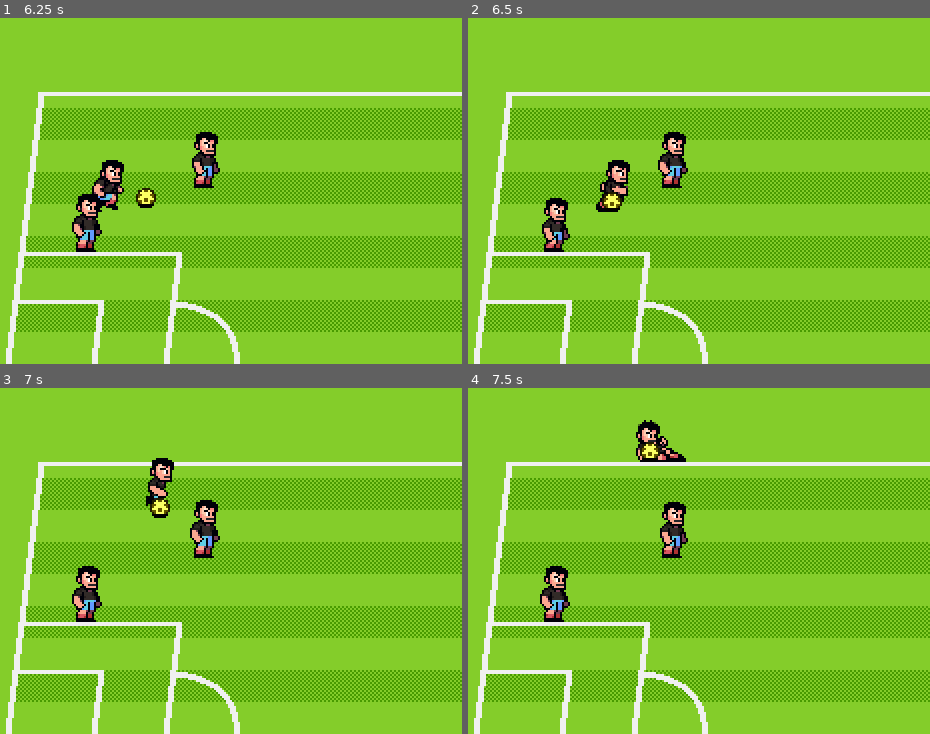
Above: before the commit, frames 1-4 (two rows, left to right).
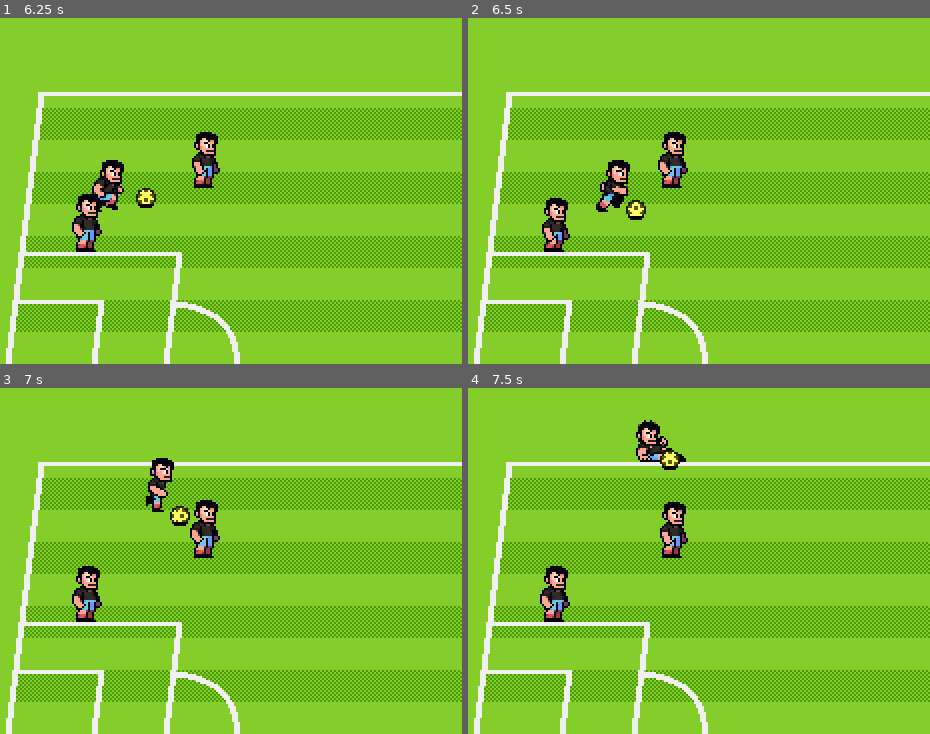
Above: after the commit, the same moments.

Repository: ifarrell625/Juego-Futbol
Game: Godot game, scene res://scenes/world.tscn
Same seed, same stepped clock (60 frames per second), same inputs: the game is played once before the commit and once after it.
Inputs:
- Up to frame 1 (6.25 s): hold Right (p1_right) 0.53-1.28 s; tap one key every 0.75 s from 0.6 s: [ (p1_pass) ] (p1_shoot) S (p2_down) A (p2_left) ` (p2_pass) D (p2_right) 1 (p2_shoot) W (p2_up); hold Down (p1_down) 1.28-2.03 s; hold Right (p1_right) 2.03-2.78 s; hold Up (p1_up) 2.78-3.53 s; hold Left (p1_left) 3.53-5.03 s; hold Down (p1_down) 5.03-5.78 s; hold Right (p1_right) from 5.78 s (still down)
- Up to frame 2 (6.5 s): keep holding Right (p1_right)
- Up to frame 3 (7 s): release Right (p1_right) at 6.53 s; hold Up (p1_up) from 6.53 s (still down); tap [ (p1_pass) at 6.6 s
- Up to frame 4 (7.5 s): release Up (p1_up) at 7.28 s; hold Right (p1_right) from 7.28 s (still down); tap ] (p1_shoot) at 7.35 s

Frame 1 is identical in both runs. In frame 2, 0.4% of the frame differs, in the area x 29-39%, y 50-59%; in frame 3, 0.4%, in the area x 32-42%, y 31-40%; in frame 4, 0.4%.

Commit message:
added carried state with oscillation

Diff:
--- a/scenes/ball/ball.gd
+++ b/scenes/ball/ball.gd
@@ -3,6 +3,7 @@
 
 enum State {CARRIED, FREEFORM, SHOT}
 
+@onready var animation_player: AnimationPlayer = %AnimationPlayer
 @onready var player_detection_area: Area2D = %PlayerDetectionArea
 
 var carrier: Player = null
@@ -17,7 +18,7 @@
 	if current_state != null:
 		current_state.queue_free()
 	current_state = state_factory.get_fresh_state(state)
-	current_state.setup(self, player_detection_area, carrier)
+	current_state.setup(self, player_detection_area, carrier, animation_player)
 	current_state.state_transition_requested.connect(switch_state.bind())
 	current_state.name = "BallStateMachine"
 	call_deferred("add_child", current_state)
--- a/scenes/ball/ball.tscn
+++ b/scenes/ball/ball.tscn
@@ -83,6 +83,7 @@
 shape = SubResource("CircleShape2D_xotqv")
 
 [node name="AnimationPlayer" type="AnimationPlayer" parent="." unique_id=168038868]
+unique_name_in_owner = true
 libraries/ = SubResource("AnimationLibrary_r8c1m")
 autoplay = &"idle"
 
--- a/scenes/ball/ball_states/ball_state.gd
+++ b/scenes/ball/ball_states/ball_state.gd
@@ -1,13 +1,15 @@
 class_name BallState
 extends Node
 
-signal state_transition_requested(new_state: BallState)
+signal state_transition_requested(new_state: Ball.State)
 
+var animation_player : AnimationPlayer = null
 var ball : Ball = null
 var carrier : Player = null
 var player_detection_area : Area2D = null
 
-func setup(context_ball: Ball, context_player_detection_area: Area2D, context_carrier: Player) -> void:
+func setup(context_ball: Ball, context_player_detection_area: Area2D, context_carrier: Player, context_animation_player: AnimationPlayer) -> void:
 	ball = context_ball
 	player_detection_area = context_player_detection_area
 	carrier = context_carrier
+	animation_player = context_animation_player
--- a/scenes/ball/ball_states/ball_state_carried.gd
+++ b/scenes/ball/ball_states/ball_state_carried.gd
@@ -1,8 +1,27 @@
 class_name BallStateCarried
 extends BallState
+
+const DRIBBLE_FREQUENCY := 10.0
+const DRIBBLE_INTENSITY:= 3.0
+const OFFSET_FROM_PLAYER := Vector2(10, 4)
+
+var dribble_time := 0.0
 
 func _enter_tree() -> void:
 	assert(carrier != null)
 
-func _process(_delta: float) -> void:
-	ball.position = carrier.position
+func _process(delta: float) -> void:
+	var vx := 0.0
+	dribble_time += delta
+
+	if carrier.velocity != Vector2.ZERO:
+		if carrier.velocity.x != 0:
+			vx = cos(dribble_time *  DRIBBLE_FREQUENCY) * DRIBBLE_INTENSITY
+		if carrier.heading.x >= 0:
+			animation_player.play("roll", 1.0, sign(carrier.heading.x), false)
+		else:
+			animation_player.play("roll", -1.0, sign(carrier.heading.x), false)
+	else:
+		animation_player.play("idle")
+
+	ball.position = carrier.position + Vector2(vx + carrier.heading.x * OFFSET_FROM_PLAYER.x, OFFSET_FROM_PLAYER.y)
